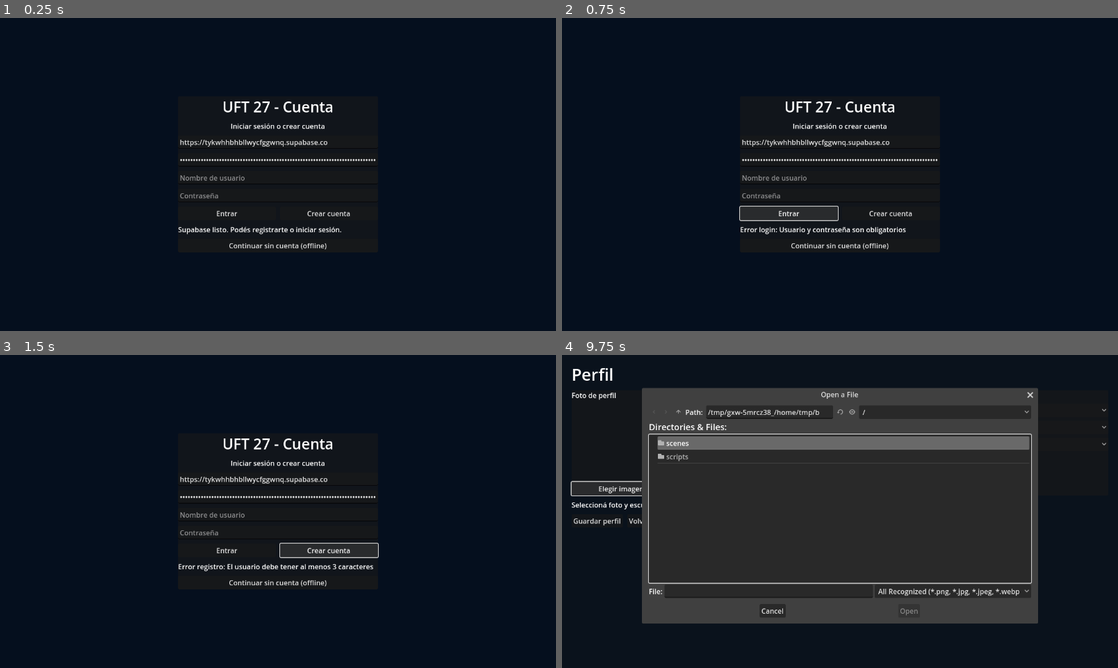
Above: before the commit, frames 1-4 (two rows, left to right).
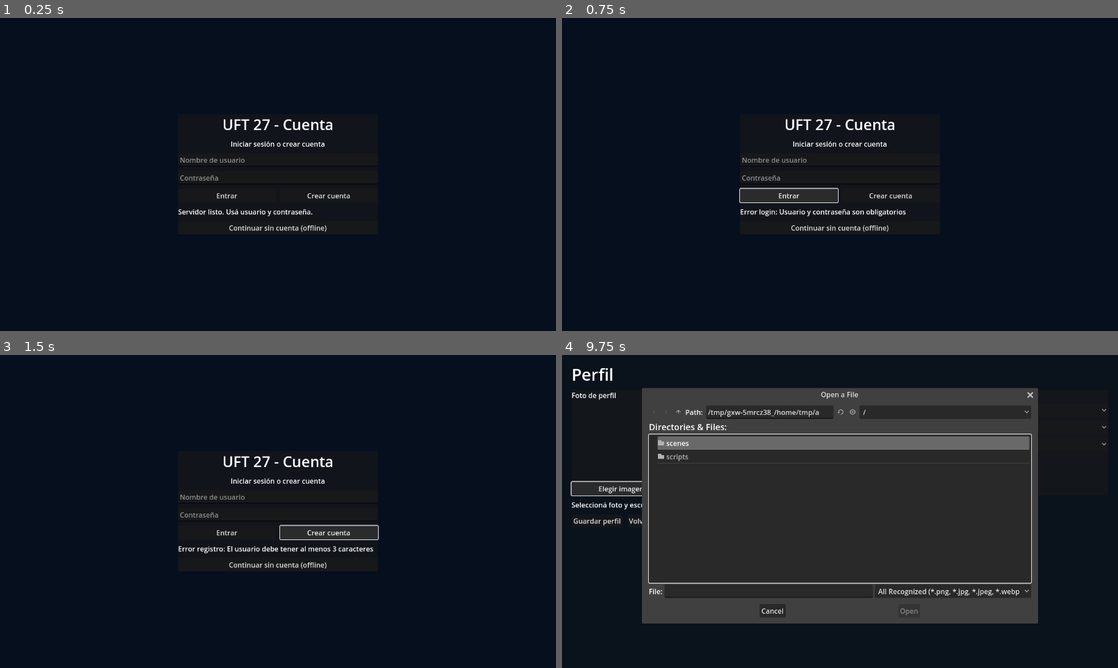
Above: after the commit, the same moments.

Repository: tenemostuseguro/uft27
Game: Godot game, scene res://scenes/LoginMenu2D.tscn
Same seed, same stepped clock (60 frames per second), same inputs: the game is played once before the commit and once after it.
Inputs:
- Up to frame 1 (0.25 s): no input
- Up to frame 2 (0.75 s): click "Entrar" at 0.5 s
- Up to frame 3 (1.5 s): click "Crear cuenta" at 1.25 s
- Up to frame 4 (9.75 s): click "Continuar sin cuenta (offline)" at 2 s; click "JUGAR" at 2.75 s; click "JUGAR" at 3.5 s; click "? Ayuda" at 4.25 s; click "Volver al menú principal" at 5 s; click "MY TEAM (plantilla)" at 5.75 s; click "Seleccionar..." at 6.5 s; click "Guardar plantilla" at 7.25 s; click "Volver" at 8 s; click "PERFIL (foto + escudo)" at 8.75 s; click "Elegir imagen" at 9.5 s

The runs differ from the first frame. In frame 1, 2.3% of the frame differs, in the area x 32-68%, y 26-74%; in frame 2, 2.7%; in frame 3, 2.8%, in the area x 32-69%, y 26-74%; in frame 4, less than 0.1%.

Commit message:
Lock Supabase config UI and enforce username/password auth

Diff:
--- a/godot-futsal/scenes/LoginMenu2D.tscn
+++ b/godot-futsal/scenes/LoginMenu2D.tscn
@@ -41,17 +41,6 @@
 text = "Iniciar sesión o crear cuenta"
 horizontal_alignment = 1
 
-[node name="SupabaseUrlInput" type="LineEdit" parent="Center/Card/VBox"]
-layout_mode = 2
-placeholder_text = "SUPABASE_URL (https://xxxx.supabase.co)"
-text = "https://tykwhhbhbllwycfggwnq.supabase.co"
-
-[node name="AnonKeyInput" type="LineEdit" parent="Center/Card/VBox"]
-layout_mode = 2
-placeholder_text = "SUPABASE_ANON_KEY"
-text = "eyJhbGciOiJIUzI1NiIsInR5cCI6IkpXVCJ9.eyJpc3MiOiJzdXBhYmFzZSIsInJlZiI6InR5a3doaGJoYmxsd3ljZmdnd25xIiwicm9sZSI6ImFub24iLCJpYXQiOjE3NzM2MTEwOTYsImV4cCI6MjA4OTE4NzA5Nn0.5GNKzDpUv0r4k6rJaOwy1-nMroD-7bPH5iJus7rznEw"
-secret = true
-
 [node name="UsernameInput" type="LineEdit" parent="Center/Card/VBox"]
 layout_mode = 2
 placeholder_text = "Nombre de usuario"
@@ -77,7 +66,7 @@
 
 [node name="StatusLabel" type="Label" parent="Center/Card/VBox"]
 layout_mode = 2
-text = "Cargá URL + key de Supabase"
+text = "Ingresá usuario y contraseña"
 
 [node name="OfflineButton" type="Button" parent="Center/Card/VBox"]
 layout_mode = 2
--- a/godot-futsal/scripts/auth_service.gd
+++ b/godot-futsal/scripts/auth_service.gd
@@ -1,27 +1,20 @@
 extends Node
 
 const EMAIL_DOMAIN := "@uft27.local"
+const USERNAME_PATTERN := "^[a-zA-Z0-9_.-]{3,32}$"
 const DEFAULT_SUPABASE_URL := "https://tykwhhbhbllwycfggwnq.supabase.co"
 const DEFAULT_SUPABASE_ANON_KEY := "eyJhbGciOiJIUzI1NiIsInR5cCI6IkpXVCJ9.eyJpc3MiOiJzdXBhYmFzZSIsInJlZiI6InR5a3doaGJoYmxsd3ljZmdnd25xIiwicm9sZSI6ImFub24iLCJpYXQiOjE3NzM2MTEwOTYsImV4cCI6MjA4OTE4NzA5Nn0.5GNKzDpUv0r4k6rJaOwy1-nMroD-7bPH5iJus7rznEw"
-
-var supabase_url := DEFAULT_SUPABASE_URL
-var supabase_anon_key := DEFAULT_SUPABASE_ANON_KEY
 
 var access_token := ""
 var refresh_token := ""
 var user_id := ""
 var username := ""
 
-func configure(url: String, anon_key: String) -> void:
-	supabase_url = url.strip_edges().trim_suffix("/")
-	supabase_anon_key = anon_key.strip_edges()
-
-func reset_to_defaults() -> void:
-	supabase_url = DEFAULT_SUPABASE_URL
-	supabase_anon_key = DEFAULT_SUPABASE_ANON_KEY
+func get_supabase_url() -> String:
+	return DEFAULT_SUPABASE_URL
 
 func is_configured() -> bool:
-	return not supabase_url.is_empty() and not supabase_anon_key.is_empty()
+	return not DEFAULT_SUPABASE_URL.is_empty() and not DEFAULT_SUPABASE_ANON_KEY.is_empty()
 
 func is_authenticated() -> bool:
 	return not access_token.is_empty() and not user_id.is_empty()
@@ -34,17 +27,20 @@
 
 func sign_up(user_name: String, password: String) -> Dictionary:
 	if not is_configured():
-		return {"ok": false, "error": "Configura SUPABASE_URL y SUPABASE_ANON_KEY"}
-	if user_name.strip_edges().length() < 3:
-		return {"ok": false, "error": "El usuario debe tener al menos 3 caracteres"}
+		return {"ok": false, "error": "Configuración interna de auth incompleta"}
+
+	var validation := _validate_username(user_name)
+	if not validation.get("ok", false):
+		return validation
 	if password.length() < 6:
 		return {"ok": false, "error": "La contraseña debe tener al menos 6 caracteres"}
 
-	var endpoint := "%s/auth/v1/signup" % supabase_url
+	var normalized_username: String = validation.get("username", "")
+	var endpoint := "%s/auth/v1/signup" % DEFAULT_SUPABASE_URL
 	var payload := {
-		"email": _username_to_email(user_name),
+		"email": _username_to_email(normalized_username),
 		"password": password,
-		"data": {"username": user_name.strip_edges()}
+		"data": {"username": normalized_username}
 	}
 	var result := await _request_json(endpoint, HTTPClient.METHOD_POST, payload)
 	if not result.get("ok", false):
@@ -54,13 +50,18 @@
 
 func login(user_name: String, password: String) -> Dictionary:
 	if not is_configured():
-		return {"ok": false, "error": "Configura SUPABASE_URL y SUPABASE_ANON_KEY"}
-	if user_name.strip_edges().is_empty() or password.is_empty():
+		return {"ok": false, "error": "Configuración interna de auth incompleta"}
+	if password.is_empty():
 		return {"ok": false, "error": "Usuario y contraseña son obligatorios"}
 
-	var endpoint := "%s/auth/v1/token?grant_type=password" % supabase_url
+	var validation := _validate_username(user_name)
+	if not validation.get("ok", false):
+		return validation
+
+	var normalized_username: String = validation.get("username", "")
+	var endpoint := "%s/auth/v1/token?grant_type=password" % DEFAULT_SUPABASE_URL
 	var payload := {
-		"email": _username_to_email(user_name),
+		"email": _username_to_email(normalized_username),
 		"password": password
 	}
 	var result := await _request_json(endpoint, HTTPClient.METHOD_POST, payload)
@@ -72,21 +73,38 @@
 	refresh_token = str(json.get("refresh_token", ""))
 	var user: Dictionary = json.get("user", {})
 	user_id = str(user.get("id", ""))
-	username = user_name.strip_edges()
+	username = normalized_username
 	if not is_authenticated():
 		return {"ok": false, "error": "Respuesta inválida de Supabase"}
 
 	return {"ok": true, "username": username}
 
+func _validate_username(user_name: String) -> Dictionary:
+	var normalized_username := user_name.strip_edges().to_lower()
+	if normalized_username.length() < 3:
+		return {"ok": false, "error": "El usuario debe tener al menos 3 caracteres"}
+
+	var username_regex := RegEx.new()
+	var compile_err := username_regex.compile(USERNAME_PATTERN)
+	if compile_err != OK:
+		return {"ok": false, "error": "Error interno validando usuario"}
+	if username_regex.search(normalized_username) == null:
+		return {
+			"ok": false,
+			"error": "Usuario inválido. Usá 3-32 caracteres: letras, números, _, - o ."
+		}
+
+	return {"ok": true, "username": normalized_username}
+
 func _username_to_email(user_name: String) -> String:
-	return "%s%s" % [user_name.strip_edges().to_lower(), EMAIL_DOMAIN]
+	return "%s%s" % [user_name, EMAIL_DOMAIN]
 
 func _request_json(url: String, method: int, payload: Dictionary) -> Dictionary:
 	var http := HTTPRequest.new()
 	add_child(http)
 	var body := JSON.stringify(payload)
 	var headers := PackedStringArray([
-		"apikey: %s" % supabase_anon_key,
+		"apikey: %s" % DEFAULT_SUPABASE_ANON_KEY,
 		"Content-Type: application/json"
 	])
 	var err := http.request(url, headers, method, body)
--- a/godot-futsal/scripts/login_menu_2d.gd
+++ b/godot-futsal/scripts/login_menu_2d.gd
@@ -2,8 +2,6 @@
 
 const MAIN_MENU_SCENE := "res://scenes/MainMenu2D.tscn"
 
-@onready var supabase_url_input: LineEdit = $Center/Card/VBox/SupabaseUrlInput
-@onready var anon_key_input: LineEdit = $Center/Card/VBox/AnonKeyInput
 @onready var username_input: LineEdit = $Center/Card/VBox/UsernameInput
 @onready var password_input: LineEdit = $Center/Card/VBox/PasswordInput
 @onready var status_label: Label = $Center/Card/VBox/StatusLabel
@@ -15,11 +13,7 @@
 
 	var auth = _get_auth_service()
 	if auth != null:
-		if supabase_url_input.text.strip_edges().is_empty():
-			supabase_url_input.text = str(auth.supabase_url)
-		if anon_key_input.text.strip_edges().is_empty():
-			anon_key_input.text = str(auth.supabase_anon_key)
-		status_label.text = "Supabase listo. Podés registrarte o iniciar sesión."
+		status_label.text = "Servidor listo. Usá usuario y contraseña."
 	else:
 		status_label.text = "AuthService no está disponible. Revisá autoloads."
 
@@ -28,7 +22,6 @@
 	if auth == null:
 		status_label.text = "AuthService no disponible"
 		return
-	_configure_auth_service_from_inputs(auth)
 	status_label.text = "Iniciando sesión..."
 	var result: Dictionary = await auth.login(username_input.text, password_input.text)
 	if result.get("ok", false):
@@ -42,7 +35,6 @@
 	if auth == null:
 		status_label.text = "AuthService no disponible"
 		return
-	_configure_auth_service_from_inputs(auth)
 	status_label.text = "Creando cuenta..."
 	var result: Dictionary = await auth.sign_up(username_input.text, password_input.text)
 	if result.get("ok", false):
@@ -56,15 +48,5 @@
 		auth.logout()
 	get_tree().change_scene_to_file(MAIN_MENU_SCENE)
 
-func _configure_auth_service_from_inputs(auth) -> void:
-	var url := supabase_url_input.text.strip_edges()
-	var key := anon_key_input.text.strip_edges()
-	if url.is_empty() or key.is_empty():
-		auth.reset_to_defaults()
-		supabase_url_input.text = str(auth.supabase_url)
-		anon_key_input.text = str(auth.supabase_anon_key)
-	else:
-		auth.configure(url, key)
-
 func _get_auth_service():
 	return get_node_or_null("/root/AuthService")
Not shown, changed: godot-futsal/CHANGELOG.md
Not shown, changed: godot-futsal/README.md
